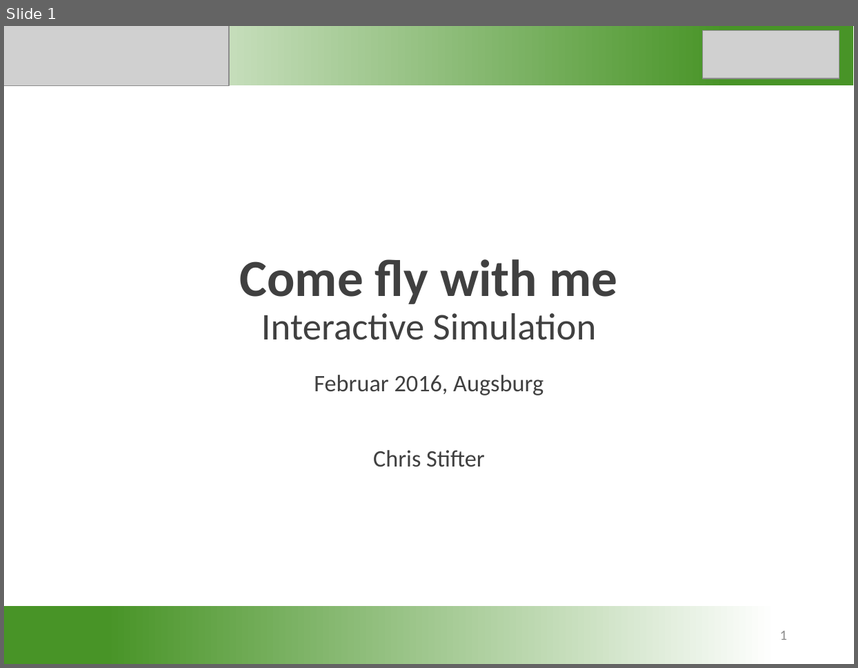
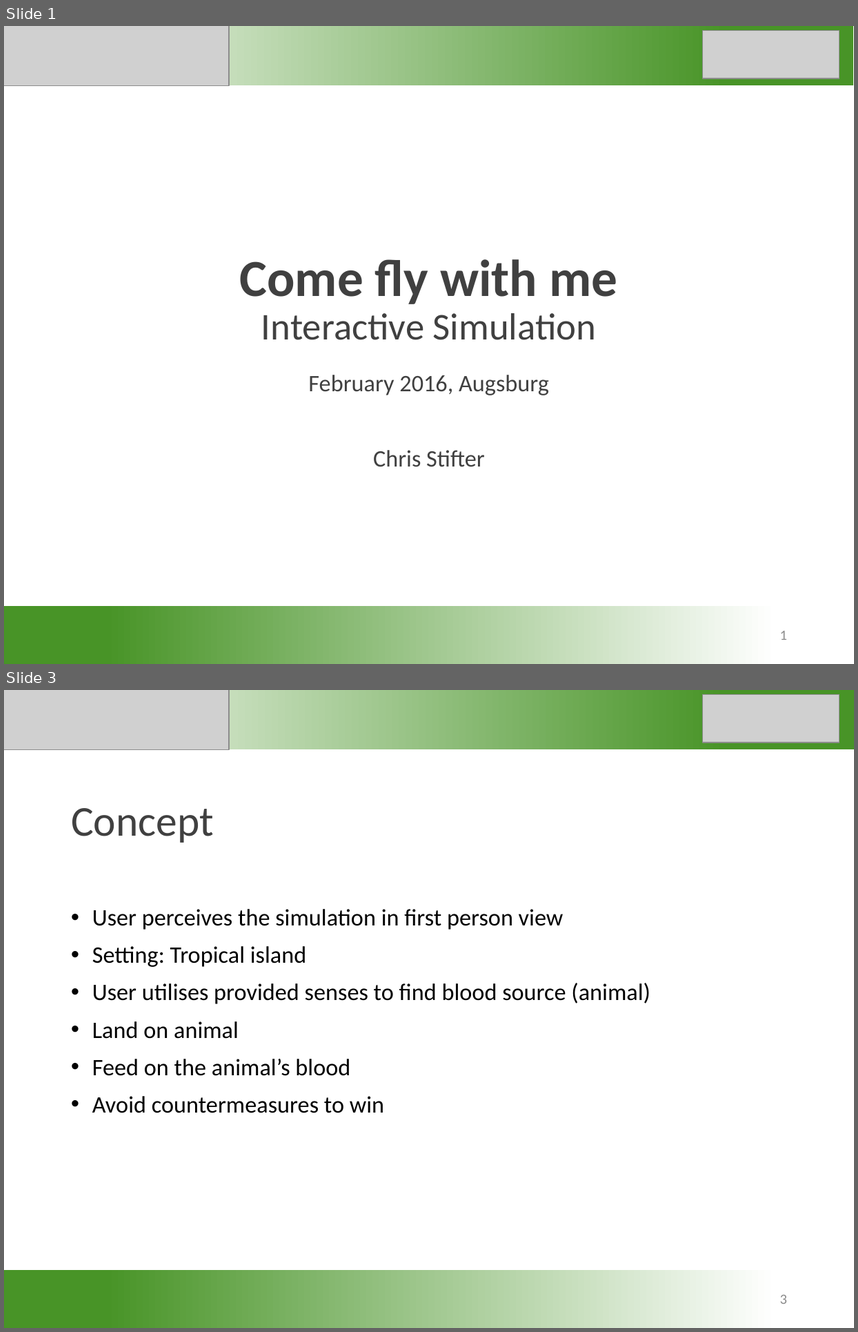
Before and after one commit to unia-intsim-ws1516/group07-tran-stifter, a slide deck: Folien_Come_fly_with_me.pptx. Shown one above the other, each under a label of ours: slide 1 before the commit, slides 1 and 3 after it; the slides between them are not shown. The pictures are 858x668 and 858x1332 pixels, drawn with LibreOffice and Linux fonts; fonts in the diff are those of the drawing; grey boxes stand for pictures. Boxes give left, top, right and bottom in pixels: in the first picture for what was removed or moved away, otherwise in the second. Text is boxed around its words. In the diff, an @@ line names an element or a change of style, - is before the commit and + after.

```diff
--- a/Folien_Come_fly_with_me.pptx
+++ b/Folien_Come_fly_with_me.pptx
@@ slide 3 added at (x1=4, y1=690, x2=854, y2=1328), background #FFFFFF @@
@@ rectangle added at (x1=4, y1=690, x2=854, y2=749), fill gradient #FFFFFF to #489427 @@
@@ picture added at (x1=4, y1=690, x2=229, y2=749) @@
@@ picture added at (x1=703, y1=694, x2=840, y2=742) @@
@@ title added at (x1=71, y1=808, x2=214, y2=842), 36 pt, text #404040 @@
+Concept
@@ text added at (x1=92, y1=909, x2=651, y2=1113), 20 pt, text #000000 @@
+• User perceives the simulation in first person view
+• Setting: Tropical island
+• User utilises provided senses to find blood source (animal)
+• Land on animal
+• Feed on the animal’s blood
+• Avoid countermeasures to win
@@ rectangle added at (x1=4, y1=1270, x2=853, y2=1328), fill gradient #489427 to #FFFFFF @@
@@ page number added at (x1=780, y1=1294, x2=787, y2=1303), 12 pt, text #8C8C8C @@
+3
@@ slide 1 changed as well @@
@@ subtitle at (x1=308, y1=374, x2=549, y2=395): text changed @@
-Februar 2016, Augsburg
+February 2016, Augsburg
```
Also in this commit, not shown: 2 other slides added, 2 slides removed.
